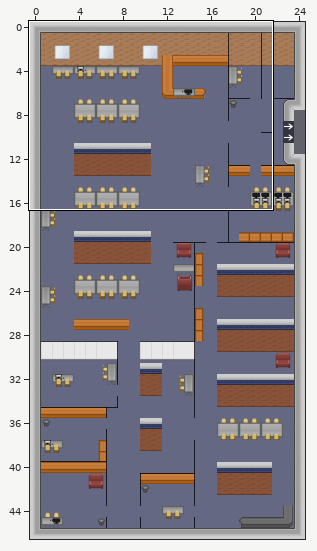
An edit to a level. Tiled map (JSON), map/mediatheque.json. The picture above shows the old version from afar; the outline marks the close-up.
Close-up. As it was:
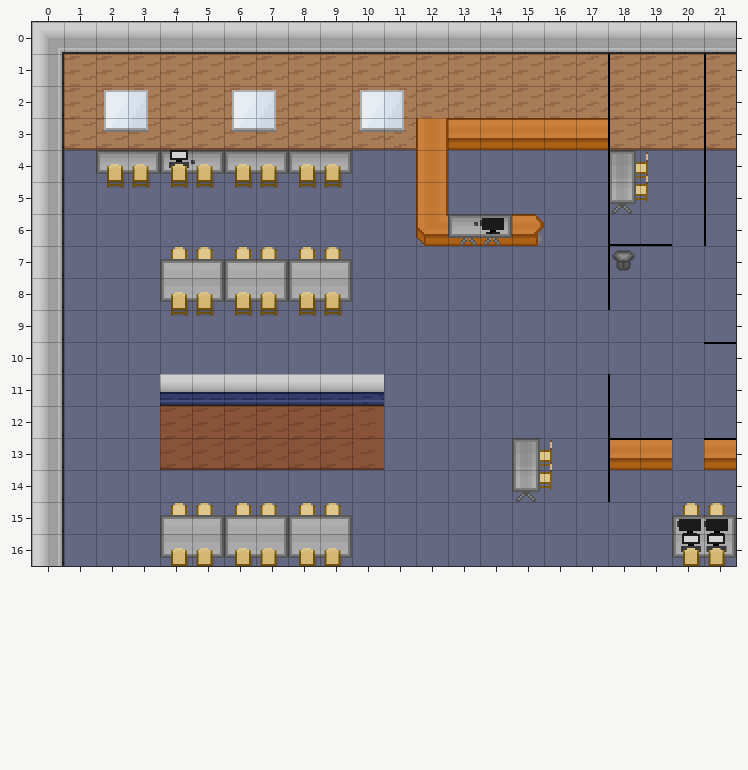
Cells are 48x48 px. Shown: x 0..21, y 0..16. The commit also changed other parts of the map, which this record leaves out. Tiles whose own drawing changed are shown in their newer look in all pictures.
The result:
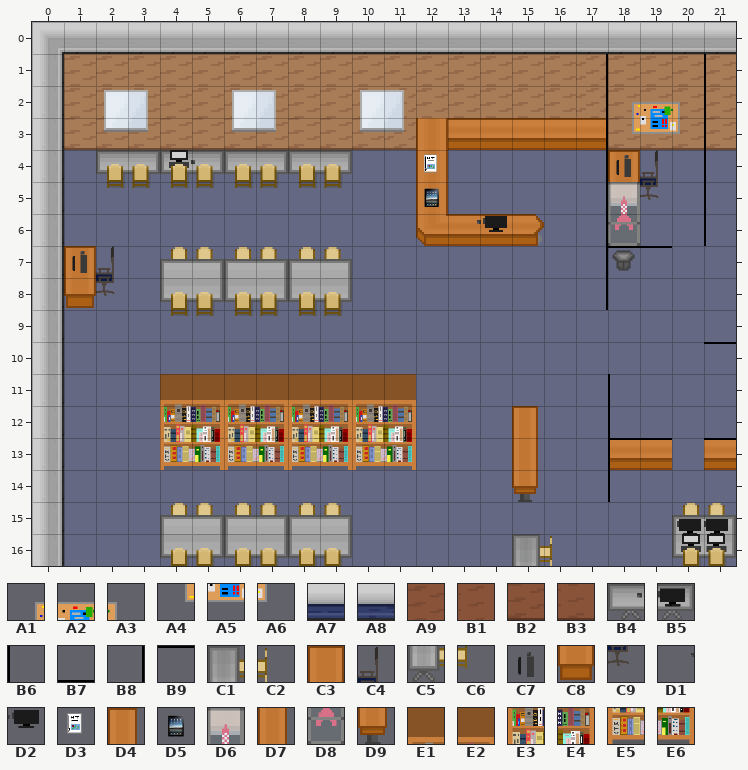
Key: from "tilesheet": A1 236, A2 237, A3 238, A4 256, A5 257, A6 258, A7 261, A8 262, A9 281, B1 282, B2 301, B3 302, B4 332, B5 333, B6 526, B7 527, B8 528, B9 529, C1 533, C2 534, C3 549, C4 550, C5 553, C6 554, C7 568, C8 569, C9 570, D1 575, D2 576, D3 588, D4 605, D5 607, D6 610, D7 625, D8 630, D9 645, E1 660, E2 661, E3 680, E4 681, E5 700, E6 701.
__ is an empty cell, .. an unchanged one.
See-through tiles are keyed as they look on the map.
The exact change:
--- layer "wall"
@@ x 18..19 @@
- 4 C1 C2
- 5 C5 C6
+ 4 C3 C4
+ 5 C8 C9
@@ x 1..2 @@
- 7 __ __
- 8 __ __
+ 7 C3 C4
+ 8 C8 C9
@@ x 4..16 @@
-11 A7 A7 A7 A7 A7 A7 A8 __ .. .. .. .. ..
-12 A9 A9 A9 A9 A9 A9 B1 __ .. .. .. __ ..
-13 B2 B2 B2 B2 B2 B2 B3 __ .. .. .. C1 C2
-14 .. .. .. .. .. .. .. .. .. .. .. C5 C6
+11 E1 E2 E1 E2 E1 E2 E1 E2 .. .. .. .. ..
+12 E3 E4 E3 E4 E3 E4 E3 E4 .. .. .. D4 ..
+13 E5 E6 E5 E6 E5 E6 E5 E6 .. .. .. D7 __
+14 .. .. .. .. .. .. .. .. .. .. .. D9 __
@@ x 15..16 @@
-16 __ __
+16 C1 C2
--- layer "wall 2"
@@ x 1..20 @@
- 1 .. .. .. .. .. .. .. .. .. .. .. .. .. .. .. .. .. B6 .. ..
- 2 .. .. .. .. .. .. .. .. .. .. .. .. .. .. .. .. .. B6 __ __
- 3 .. .. .. .. .. .. .. .. .. .. .. .. .. .. .. .. .. B6 __ __
- 4 .. .. .. .. .. .. .. .. .. .. .. __ .. .. .. .. .. B6 .. ..
- 5 .. .. .. .. .. .. .. .. .. .. .. __ .. .. .. .. .. B6 .. ..
- 6 .. .. .. .. .. .. .. .. .. .. .. .. B4 B5 .. .. .. B7 B7 ..
- 7 __ .. .. .. .. .. .. .. .. .. .. .. .. .. .. .. .. B6 .. ..
- 8 .. .. .. .. .. .. .. .. .. .. .. .. .. .. .. .. .. B6 .. ..
+ 1 .. .. .. .. .. .. .. .. .. .. .. .. .. .. .. .. .. __ .. ..
+ 2 .. .. .. .. .. .. .. .. .. .. .. .. .. .. .. .. .. A1 A2 A3
+ 3 .. .. .. .. .. .. .. .. .. .. .. .. .. .. .. .. .. A4 A5 A6
+ 4 .. .. .. .. .. .. .. .. .. .. .. D3 .. .. .. .. .. C7 .. ..
+ 5 .. .. .. .. .. .. .. .. .. .. .. D5 .. .. .. .. .. D6 .. ..
+ 6 .. .. .. .. .. .. .. .. .. .. .. .. D1 D2 .. .. .. D8 __ ..
+ 7 C7 .. .. .. .. .. .. .. .. .. .. .. .. .. .. .. .. __ .. ..
+ 8 .. .. .. .. .. .. .. .. .. .. .. .. .. .. .. .. .. __ .. ..
--- layer "wall 3"
@@ x 17..19 @@
- 1 __ .. ..
- 2 __ .. ..
- 3 __ .. ..
- 4 __ .. ..
- 5 __ .. ..
- 6 __ B6 ..
- 7 __ __ __
- 8 __ .. ..
+ 1 B8 .. ..
+ 2 B8 .. ..
+ 3 B8 .. ..
+ 4 B8 .. ..
+ 5 B8 .. ..
+ 6 B8 __ ..
+ 7 B8 B9 B9
+ 8 B8 .. ..
Pixel boxes of the changes (left, top, right, bottom) in both close-ups:
changed: (606, 54, 680, 310)
changed: (424, 154, 512, 246)
added: (64, 246, 115, 308)
changed: (160, 374, 416, 470)
changed: (512, 406, 552, 502)
added: (512, 534, 552, 566)
